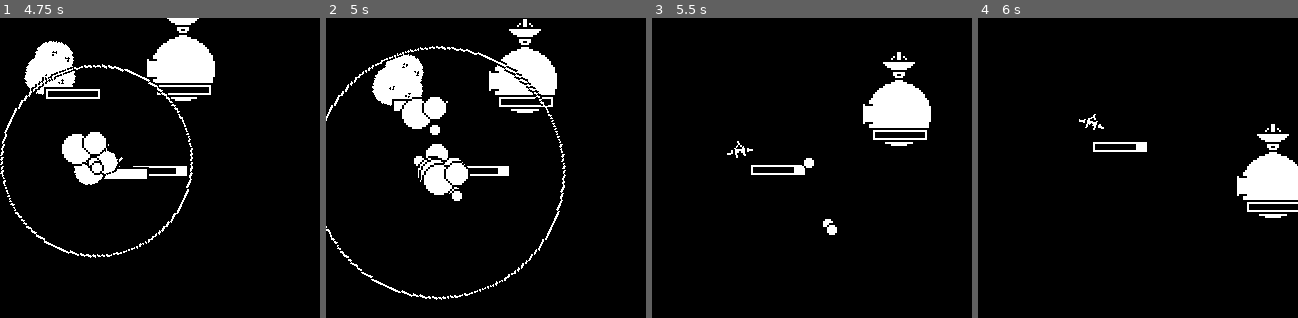
Above: before the commit, frames 1-4 (left to right).
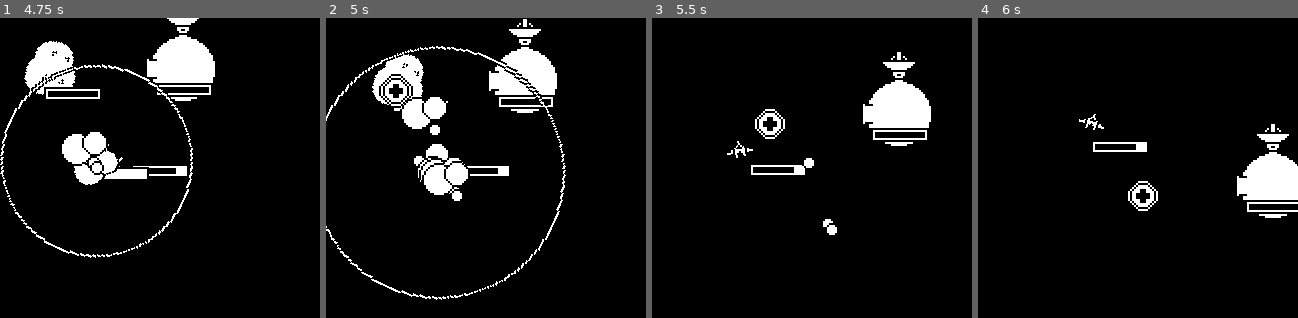
Above: after the commit, the same moments.

Repository: rthurmed/OrbitDefender
Game: Godot game, scene res://src/levels/Test.tscn
Same seed, same stepped clock (60 frames per second), same inputs: the game is played once before the commit and once after it. This scene is started directly instead of the project's main scene. Sound files missing from this copy of the repository are replaced by a short silence.
Inputs:
- Up to frame 1 (4.75 s): tap one key every 0.75 s from 0.6 s: C (bomb) Up (higher) X (invert) Down (lower) Z (shoot) C (bomb)
- Up to frame 2 (5 s): no input
- Up to frame 3 (5.5 s): hold Up (higher) from 5.03 s (still down)
- Up to frame 4 (6 s): release Up (higher) at 5.78 s; tap X (invert) at 5.85 s
The pictures show only the part of the screen within x 30-80%, y 18-68%; the shares and areas given below are measured in that part.

Frame 1 is identical in both runs. In frame 2, 0.4% of the frame differs, in the area x 16-28%, y 18-30%; in frame 3, 0.4%; in frame 4, 0.4%.

Commit message:
Implemented bonus drop system

Diff:
--- a/project.godot
+++ b/project.godot
@@ -40,6 +40,7 @@
 
 Pause="*res://src/system/Pause.tscn"
 Util="*res://src/Util.gd"
+Enum="*res://src/Enum.gd"
 
 [display]
 
--- /dev/null
+++ b/src/Enum.gd
@@ -0,0 +1,7 @@
+extends Node
+
+enum BonusType {
+	HEAL = 0,
+	BOMB = 1,
+	BOOST = 2
+}
--- /dev/null
+++ b/src/bonus/BonusDrop.gd
@@ -0,0 +1,39 @@
+extends Node2D
+
+
+const rand_offset_pos = 8
+
+export (Enum.BonusType) var drop_type = Enum.BonusType.HEAL
+export (float, 0.0, 1.0) var chance: float = .5
+export var health_module_path: NodePath
+
+onready var health_module = get_node(health_module_path)
+
+var BonusPickup = preload("res://src/bonus/BonusPickup.tscn")
+var disabled = false
+
+
+func _ready():
+	health_module.connect("died", self, "_on_HealthModule_died")
+	health_module.connect("self_killed", self, "_on_HealthModule_self_killed")
+
+
+func drop():
+	if disabled: return
+	if randf() < chance:
+		var inst = BonusPickup.instance()
+		var offset = Vector2(
+			rand_range(-rand_offset_pos, rand_offset_pos),
+			rand_range(-rand_offset_pos, rand_offset_pos)
+		)
+		inst.global_position = global_position + offset
+		inst.type = drop_type
+		get_tree().current_scene.call_deferred("add_child", inst)
+
+
+func _on_HealthModule_died():
+	drop()
+
+
+func _on_HealthModule_self_killed():
+	disabled = true
--- /dev/null
+++ b/src/bonus/BonusDrop.tscn
@@ -0,0 +1,6 @@
+[gd_scene load_steps=2 format=2]
+
+[ext_resource path="res://src/bonus/BonusDrop.gd" type="Script" id=1]
+
+[node name="BonusDrop" type="Node2D"]
+script = ExtResource( 1 )
--- /dev/null
+++ b/src/bonus/BonusPickup.gd
@@ -0,0 +1,16 @@
+extends Area2D
+
+
+export (Enum.BonusType) var type = Enum.BonusType.HEAL
+
+onready var animation = $AnimationPlayer
+onready var sprite = $Sprite
+
+
+func _ready():
+	sprite.frame = type
+	animation.play("dropped")
+
+
+func despawn():
+	queue_free()
--- /dev/null
+++ b/src/bonus/BonusPickup.tscn
@@ -0,0 +1,69 @@
+[gd_scene load_steps=6 format=2]
+
+[ext_resource path="res://assets/bonus-Sheet.png" type="Texture" id=1]
+[ext_resource path="res://src/bonus/BonusPickup.gd" type="Script" id=2]
+
+[sub_resource type="CircleShape2D" id=1]
+radius = 12.0
+
+[sub_resource type="Animation" id=3]
+length = 0.001
+tracks/0/type = "value"
+tracks/0/path = NodePath("Sprite:visible")
+tracks/0/interp = 1
+tracks/0/loop_wrap = true
+tracks/0/imported = false
+tracks/0/enabled = true
+tracks/0/keys = {
+"times": PoolRealArray( 0 ),
+"transitions": PoolRealArray( 1 ),
+"update": 0,
+"values": [ true ]
+}
+
+[sub_resource type="Animation" id=2]
+resource_name = "dropped"
+step = 0.05
+tracks/0/type = "value"
+tracks/0/path = NodePath("Sprite:visible")
+tracks/0/interp = 1
+tracks/0/loop_wrap = true
+tracks/0/imported = false
+tracks/0/enabled = true
+tracks/0/keys = {
+"times": PoolRealArray( 0, 0.4, 0.5, 0.6, 0.7, 0.8, 0.85, 0.9, 0.95, 1 ),
+"transitions": PoolRealArray( 1, 1, 1, 1, 1, 1, 1, 1, 1, 1 ),
+"update": 1,
+"values": [ true, false, true, false, true, false, true, false, true, false ]
+}
+tracks/1/type = "method"
+tracks/1/path = NodePath(".")
+tracks/1/interp = 1
+tracks/1/loop_wrap = true
+tracks/1/imported = false
+tracks/1/enabled = true
+tracks/1/keys = {
+"times": PoolRealArray( 1 ),
+"transitions": PoolRealArray( 1 ),
+"values": [ {
+"args": [  ],
+"method": "despawn"
+} ]
+}
+
+[node name="BonusPickup" type="Area2D" groups=["pickup"]]
+script = ExtResource( 2 )
+
+[node name="Sprite" type="Sprite" parent="."]
+position = Vector2( 0.5, 0.5 )
+texture = ExtResource( 1 )
+hframes = 4
+vframes = 2
+
+[node name="CollisionShape2D" type="CollisionShape2D" parent="."]
+shape = SubResource( 1 )
+
+[node name="AnimationPlayer" type="AnimationPlayer" parent="."]
+playback_speed = 0.25
+anims/RESET = SubResource( 3 )
+anims/dropped = SubResource( 2 )
--- a/src/game/asteroid/Asteroid.tscn
+++ b/src/game/asteroid/Asteroid.tscn
@@ -1,10 +1,11 @@
-[gd_scene load_steps=7 format=2]
+[gd_scene load_steps=8 format=2]
 
 [ext_resource path="res://assets/asteroid1.png" type="Texture" id=1]
 [ext_resource path="res://src/game/asteroid/Asteroid.gd" type="Script" id=2]
 [ext_resource path="res://src/game/module/HealthModule.tscn" type="PackedScene" id=3]
 [ext_resource path="res://src/game/module/ImpactAttackModule.tscn" type="PackedScene" id=4]
 [ext_resource path="res://src/game/module/AutoMoveModule.tscn" type="PackedScene" id=5]
+[ext_resource path="res://src/bonus/BonusDrop.tscn" type="PackedScene" id=6]
 
 [sub_resource type="CircleShape2D" id=1]
 radius = 8.0
@@ -39,4 +40,8 @@
 node_path = NodePath("..")
 duration = 4.0
 
+[node name="BonusDrop" parent="." instance=ExtResource( 6 )]
+chance = 0.4
+health_module_path = NodePath("../HealthModule")
+
 [connection signal="completed" from="AutoMoveModule" to="." method="_on_AutoMoveModule_completed"]
--- a/src/game/asteroid/AsteroidLarge.tscn
+++ b/src/game/asteroid/AsteroidLarge.tscn
@@ -1,10 +1,11 @@
-[gd_scene load_steps=7 format=2]
+[gd_scene load_steps=8 format=2]
 
 [ext_resource path="res://assets/large_asteroid.png" type="Texture" id=1]
 [ext_resource path="res://src/game/asteroid/Asteroid.gd" type="Script" id=2]
 [ext_resource path="res://src/game/module/HealthModule.tscn" type="PackedScene" id=3]
 [ext_resource path="res://src/game/module/ImpactAttackModule.tscn" type="PackedScene" id=4]
 [ext_resource path="res://src/game/module/AutoMoveModule.tscn" type="PackedScene" id=5]
+[ext_resource path="res://src/bonus/BonusDrop.tscn" type="PackedScene" id=6]
 
 [sub_resource type="CircleShape2D" id=1]
 radius = 14.0
@@ -39,3 +40,7 @@
 [node name="AutoMoveModule" parent="." instance=ExtResource( 5 )]
 node_path = NodePath("..")
 duration = 6.0
+
+[node name="BonusDrop" parent="." instance=ExtResource( 6 )]
+chance = 0.8
+health_module_path = NodePath("../HealthModule")
--- a/src/game/enemy/Enemy.tscn
+++ b/src/game/enemy/Enemy.tscn
@@ -6,6 +6,7 @@
 [ext_resource path="res://src/game/enemy/Enemy.gd" type="Script" id=4]
 [ext_resource path="res://src/game/module/AutoMoveModule.tscn" type="PackedScene" id=5]
 [ext_resource path="res://src/game/module/TargettingModule.tscn" type="PackedScene" id=6]
+[ext_resource path="res://src/bonus/BonusDrop.tscn" type="PackedScene" id=7]
 
 [sub_resource type="CircleShape2D" id=1]
 radius = 7.0
@@ -39,4 +40,13 @@
 position = Vector2( 3.5, -8 )
 dps = 0.2
 
+[node name="BonusDropBomb" parent="." instance=ExtResource( 7 )]
+drop_type = 1
+chance = 0.1
+health_module_path = NodePath("../HealthModule")
+
+[node name="BonusDropHeal" parent="." instance=ExtResource( 7 )]
+chance = 0.1
+health_module_path = NodePath("../HealthModule")
+
 [connection signal="completed" from="AutoMoveModule" to="." method="_on_AutoMoveModule_completed"]
--- a/src/game/module/HealthModule.gd
+++ b/src/game/module/HealthModule.gd
@@ -23,6 +23,7 @@
 
 signal died
 signal hit(amount, hp)
+signal self_killed
 signal last_explosion_peak
 signal completed_death_explosion
 
@@ -43,7 +44,9 @@
 	return health_points > 0
 
 
-func kill(pos):
+func kill(pos, external = false):
+	if not external:
+		emit_signal("self_killed")
 	hit(health_points, pos)
 
 
Binary file added: assets/bonus-Sheet.png
Not shown, added: assets/bonus-Sheet.png.import
Not shown: 1 places in src/game/enemy/Enemy.tscn that only renumber resources
